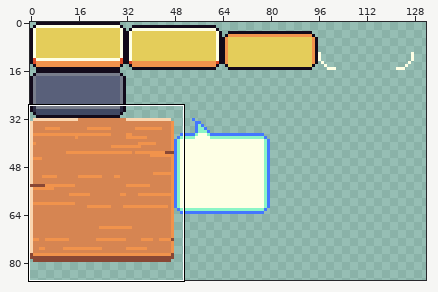
Pixel-art file, stored at assets/ui-spritesheet.aseprite. The first picture is a wide view before the edit; the outline marks the close-up.
Close-up. Before:
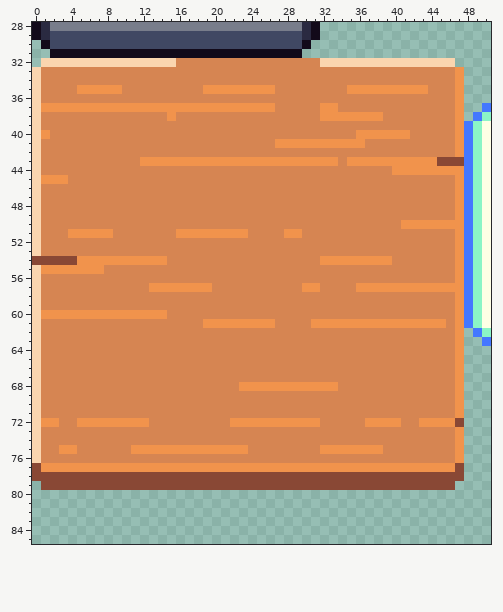
270x180 pixels, 1 frame. Shown: x 0..50, y 28..85. The wide view leaves out empty margins.
New version:
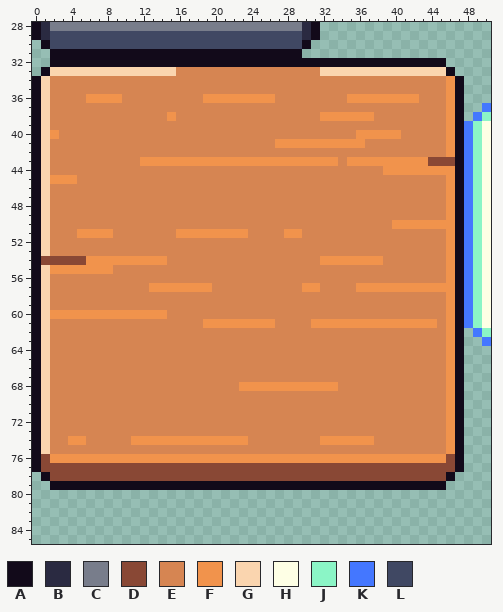
Palette (. is transparent): A #120a1a  B #2a2a41  C #787d8b  D #894835  E #d68552  F #f1934c  G #fad5af  H #feffe5  J #8bf5c6  K #4477ff  L #404863
Change:
Changed rows in their new state; - is an unchanged pixel.
Layer "WoodPanel":
first column x 0:
32 -.AAAAAAAAAAAAAAAAAAAAAAAAAAAAAAAAAAAAAAAAAAAA.-
33 .AGGGGGGGGGGGGGG----------------GGGGGGGGGGGGGGA.
34 AG--------------------------------------------FA
35 AG---EEEEE---------EEEEEEEE--------EEEEEEEEE--FA
36 AG----FFFF---------FFFFFFFF--------FFFFFFFF---FA
37 AGEEEEEEEEEEEEEEEEEEEEEEEEE-----EE------------FA
38 AG------------------------------------E-------FA
39 AG--------------------------------------------FA
40 AGF--------------------------------------E----FA
41 AG--------------------------------------------FA
42 AG--------------------------------------------FA
43 AG------------------------------------------D--A
44 AG-------------------------------------F-------A
45 AG--F-----------------------------------------FA
46 AG--------------------------------------------FA
47 AG--------------------------------------------FA
48 AG--------------------------------------------FA
49 AG--------------------------------------------FA
50 AG--------------------------------------F------A
51 AG--E-----------------------------------------FA
52 AG--------------------------------------------FA
53 AG--------------------------------------------FA
54 A----D---------------------------------E------FA
55 AG------F-------------------------------------FA
56 AG--------------------------------------------FA
57 AG---------------------------------------------A
58 AG--------------------------------------------FA
59 AG--------------------------------------------FA
60 AG--------------------------------------------FA
61 AG-------------------------------------------EFA
62 AG--------------------------------------------FA
63 AG--------------------------------------------FA
64 AG--------------------------------------------FA
65 AG--------------------------------------------FA
66 AG--------------------------------------------FA
67 AG--------------------------------------------FA
68 AG--------------------------------------------FA
69 AG--------------------------------------------FA
70 AG--------------------------------------------FA
71 AG--------------------------------------------FA
72 AGE--EEEEEEEE---------EEEEEEEEEE-----EEEE--EEE-A
73 AG--------------------------------------------FA
74 AG--FF-----FFFFFFFFFFFFF--------FFFFFF--------FA
75 AG-EE------EEEEEEEEEEEEE--------EEEEEEE-------FA
76 ADFFFFFFFFFFFFFFFFFFFFFFFFFFFFFFFFFFFFFFFFFFFFDA
77 ADDDDDDDDDDDDDDDDDDDDDDDDDDDDDDDDDDDDDDDDDDDDDDA
78 .A--------------------------------------------A.
79 -.AAAAAAAAAAAAAAAAAAAAAAAAAAAAAAAAAAAAAAAAAAAA.-
